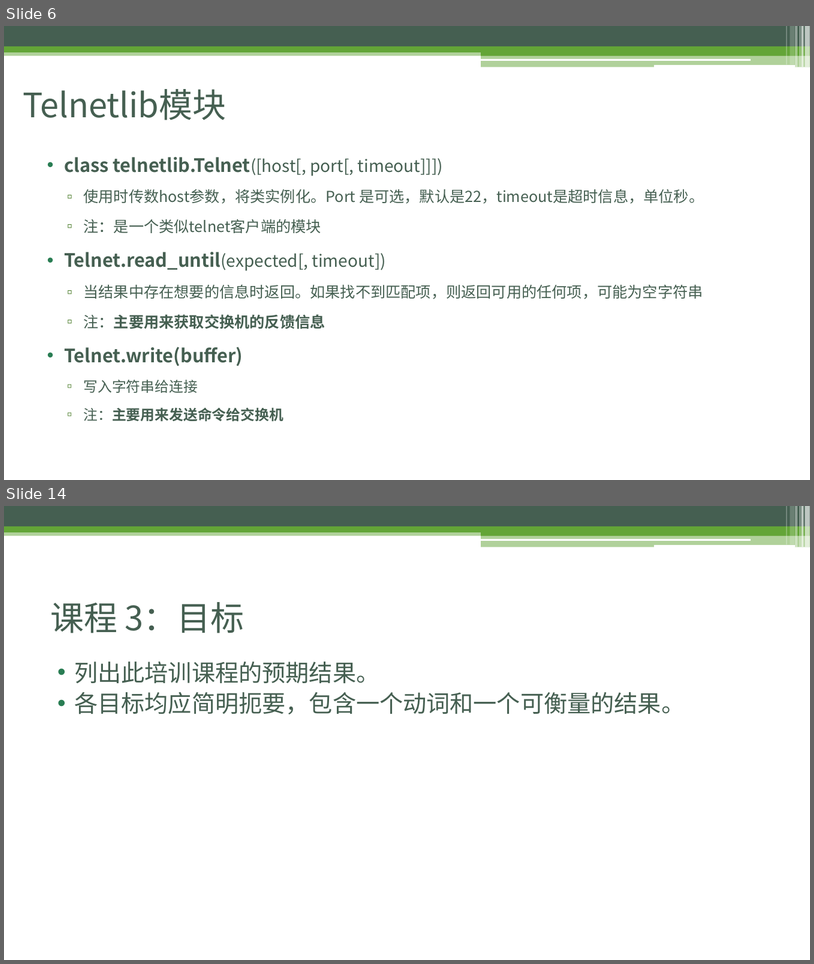
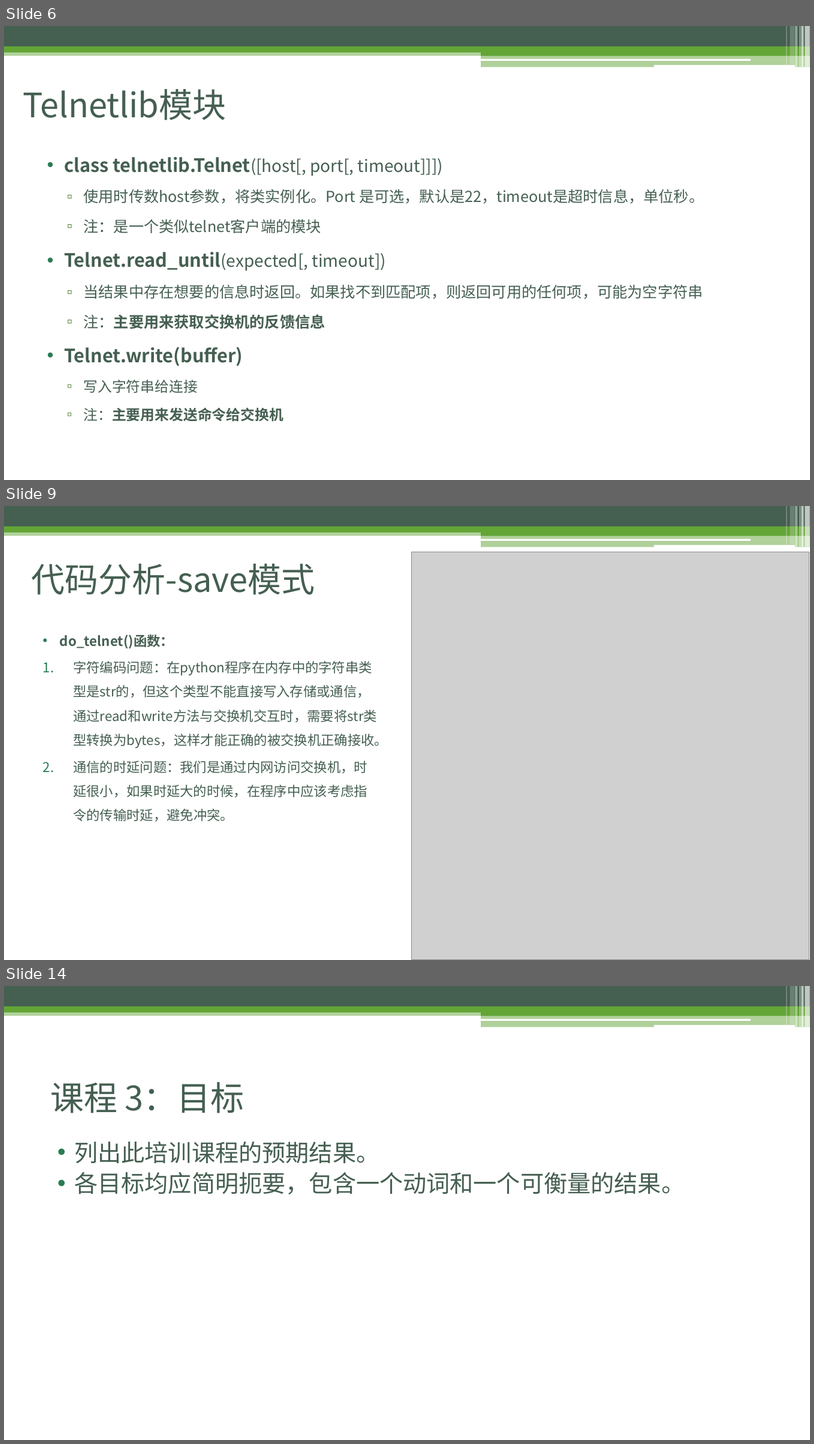
Before and after one commit to ladesiji/git, a slide deck: Python3.pptx. Shown one above the other, each under a label of ours: slides 6 and 14 before the commit, slides 6, 9 and 14 after it; the slides between them are not shown. The pictures are 814x964 and 814x1444 pixels, drawn with LibreOffice and Linux fonts; fonts in the diff are those of the drawing; grey boxes stand for pictures. Boxes give left, top, right and bottom in pixels: in the first picture for what was removed or moved away, otherwise in the second. Text is boxed around its words. In the diff, an @@ line names an element or a change of style, - is before the commit and + after.

```diff
--- a/Python3.pptx
+++ b/Python3.pptx
@@ slide 9 added at box(4, 506, 810, 960), background #FFFFFF; not listed: 13 template elements that a slide beside it also shows @@
@@ picture added at box(412, 552, 810, 960) @@
@@ title added at box(32, 564, 315, 595), 40 pt, text #455F51 @@
+代码分析-save模式
@@ text added at box(60, 634, 388, 821), 16 pt, text #455F51 @@
+• do_telnet()函数：
+1. 字符编码问题：在python程序在内存中的字符串类型是str的，但这个类型不能直接写入存储或通信，通过read和write方法与交换机交互时，需要将str类型转换为bytes，这样才能正确的被交换机正确接收。
+2. 通信的时延问题：我们是通过内网访问交换机，时延很小，如果时延大的时候，在程序中应该考虑指令的传输时延，避免冲突。
```
Also in this commit, not shown: 4 slides changed, 3 other slides added, 4 slides removed.
